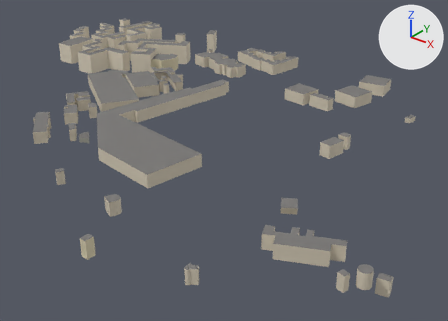
The glTF model gibraltar/data/build/tiles/T_E0_S5/buildings.glb as it was, and as the next commit left it.
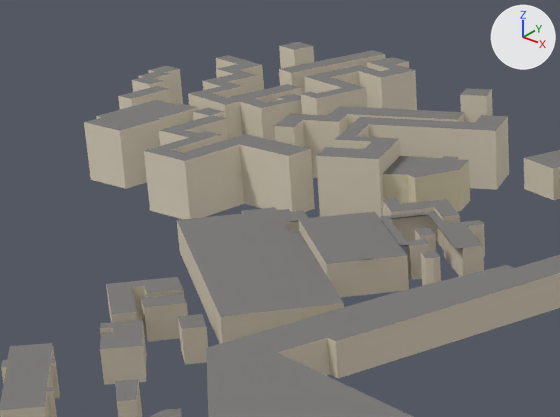
Each version appears first whole from a 50 mm camera at (569.0, 0.0, 218.0) aimed at (279.0, 361.0, -7.0), and next in a close-up on the part from 7% to 46% of the width and 2% to 42% of the height. The axes (+X, +Y, +Z) are drawn at upper right. The lights are the same throughout. The older version's two pictures come first. Vertices at exactly the same position are counted once.

Names of what the first close-up shows: 'T_E0_S5_buildings'.
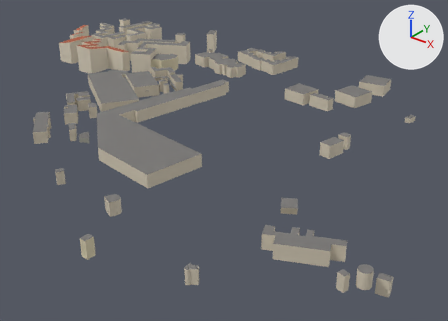
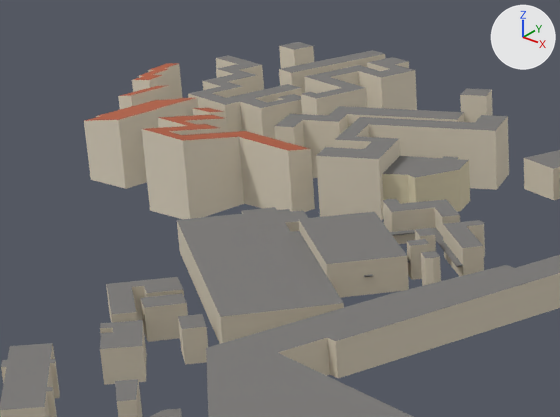
Changed parts and their boxes (x1, y1, x2, y2) in the close-ups (560 x 417 px; the box of a moved part takes in the faces that stretch with it):
part 1 of me_t_e0_s5_buildings, moved or reshaped
    before: (380, 215, 462, 250)
    after: (392, 232, 463, 267)
part 2 of me_t_e0_s5_buildings, added
    after: (390, 228, 463, 266)
part 3 of me_t_e0_s5_buildings, built on
    before: (84, 66, 462, 249)
    after: (84, 63, 315, 219)

Diff of the bpy script that builds the scene:
```diff
--- a/gibraltar/data/build/tiles/T_E0_S5/buildings.glb.py
+++ b/gibraltar/data/build/tiles/T_E0_S5/buildings.glb.py
@@ me_t_e0_s5_buildings @@
 # used by ob_t_e0_s5_buildings; location = (0.0, 0.0, 0.0)
-me_t_e0_s5_buildings.from_pydata(...)  # 1107 vertices, 1536 faces; spans x 6.0..474.0, y 186.0..519.0, z 6.0..54.0
+me_t_e0_s5_buildings.from_pydata(...)  # 3098 vertices, 4515 faces; spans x 6.0..474.0, y 186.0..519.0, z 6.0..54.0
+# me_t_e0_s5_buildings part 1: the loose piece of 13 vertices spanning x 165.0..203.0, y 379.0..408.0, z 38.0 is moved by (0.0, 0.0, -5.0)
+# me_t_e0_s5_buildings part 2: the loose piece of 13 vertices spanning x 165.0..203.0, y 379.0..408.0, z 38.0 is copied, and the copy is moved by (0.0, 0.0, -5.0); it spans x 165.0..203.0, y 379.0..408.0, z 33.0
+# me_t_e0_s5_buildings part 3: 1 vertex moved within x 65.0, y 419.0, z 27.0; 39 vertices removed from x 6.0..202.0, y 378.0..449.0, z 38.0..47.0; 2017 vertices added at x 6.0..119.0, y 378.0..449.0, z 27.0..53.0
+# other edits to the shape of me_t_e0_s5_buildings do not show in these pictures
 me_t_e0_s5_buildings.materials.append(mat_m_buildingwall)
```
